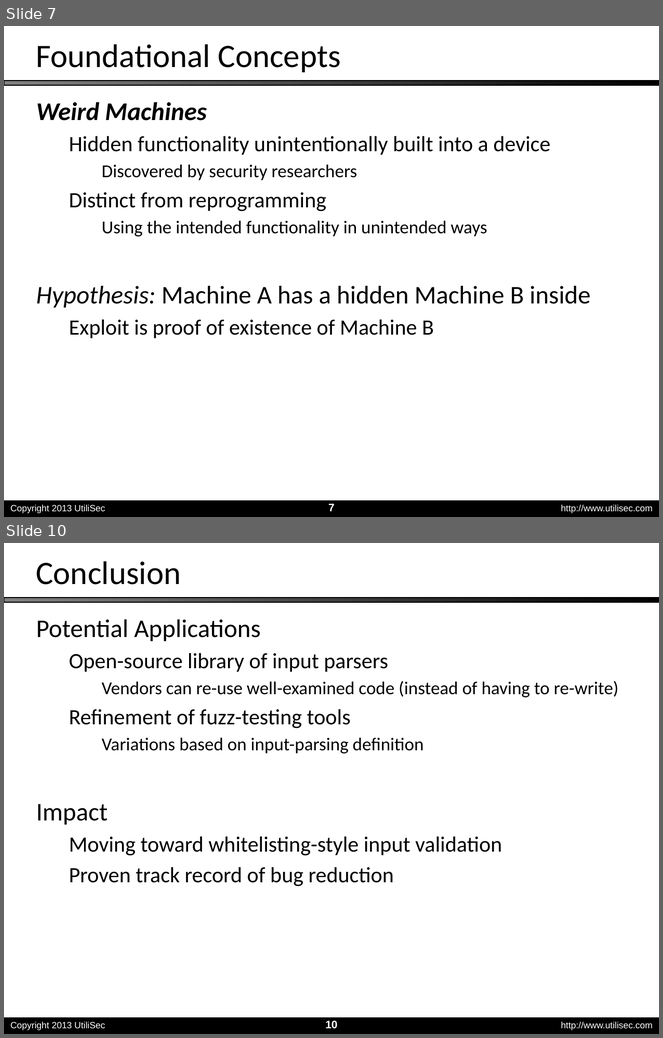
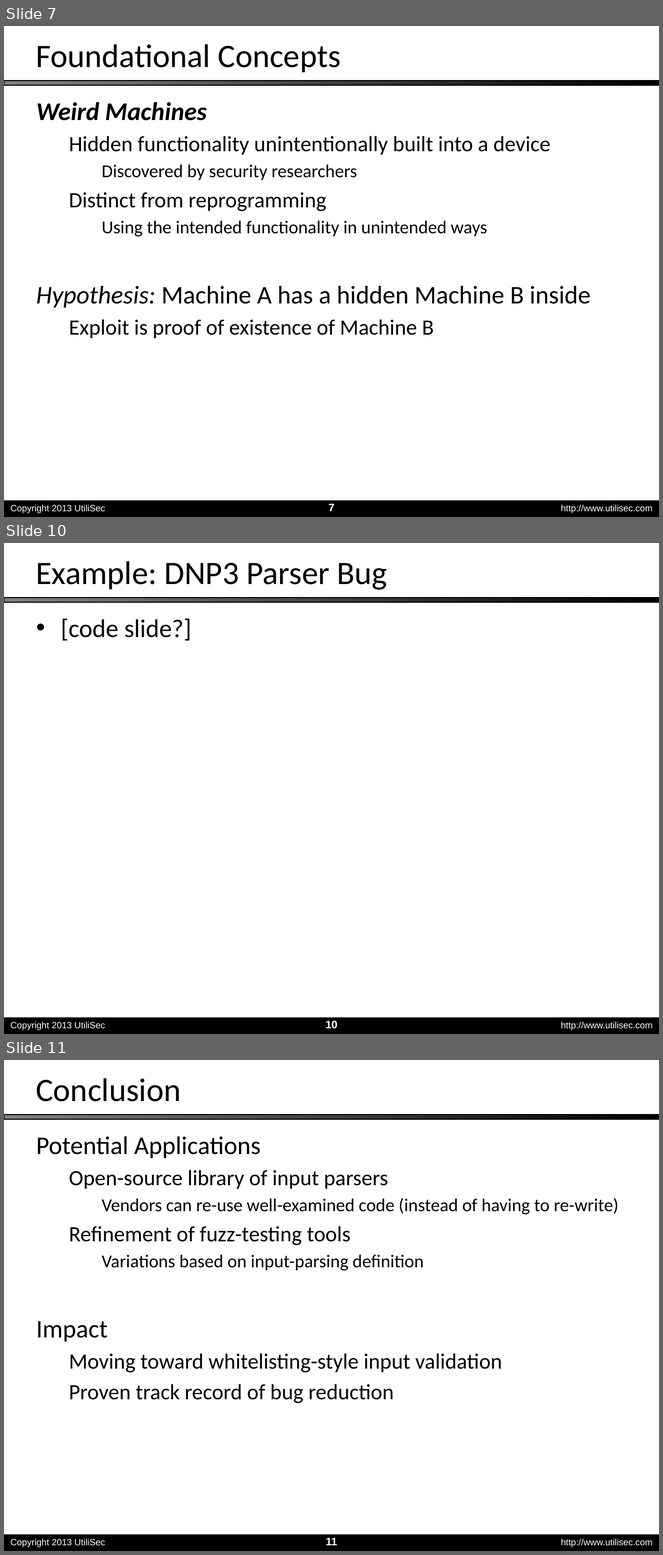
Before and after one commit to utilisec/StateMachineTools, a slide deck: Taken Out of Context - S4 2014.pptx. Shown one above the other, each under a label of ours: slides 7 and 10 before the commit, slides 7, 10 and 11 after it; the slides between them are not shown. The pictures are 663x1038 and 663x1555 pixels, drawn with LibreOffice and Linux fonts; fonts in the diff are those of the drawing; background and template pictures are left out. Boxes give left, top, right and bottom in pixels: in the first picture for what was removed or moved away, otherwise in the second. Text is boxed around its words. In the diff, an @@ line names an element or a change of style, - is before the commit and + after.

```diff
--- a/Taken Out of Context - S4 2014.pptx
+++ b/Taken Out of Context - S4 2014.pptx
@@ slide 10 added at (4,543,659,1034), background picture (left out); not listed: 5 template elements that a slide beside it also shows @@
@@ title added at (36,561,388,590), 36 pt, text #000000 @@
+Example: DNP3 Parser Bug
@@ text added at (61,618,191,641), 28 pt, text #000000 @@
+• [code slide?]
@@ what was slide 10 is now slide 11 @@
@@ page number at (326,1538,337,1546): text changed @@
-10
+11
```
Also in this commit, not shown: 1 slide changed, 1 other slide added, 1 slide removed.
